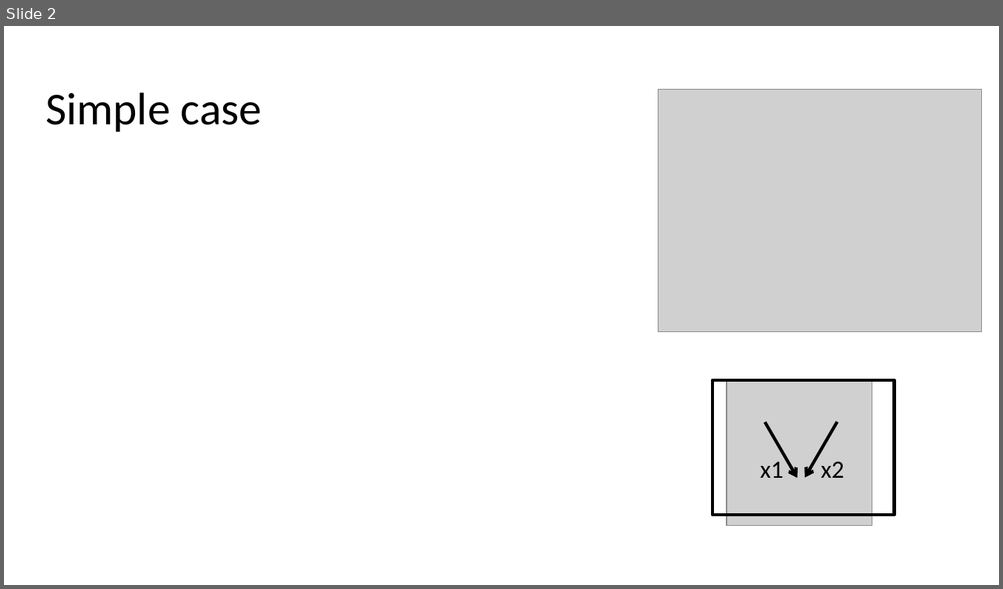
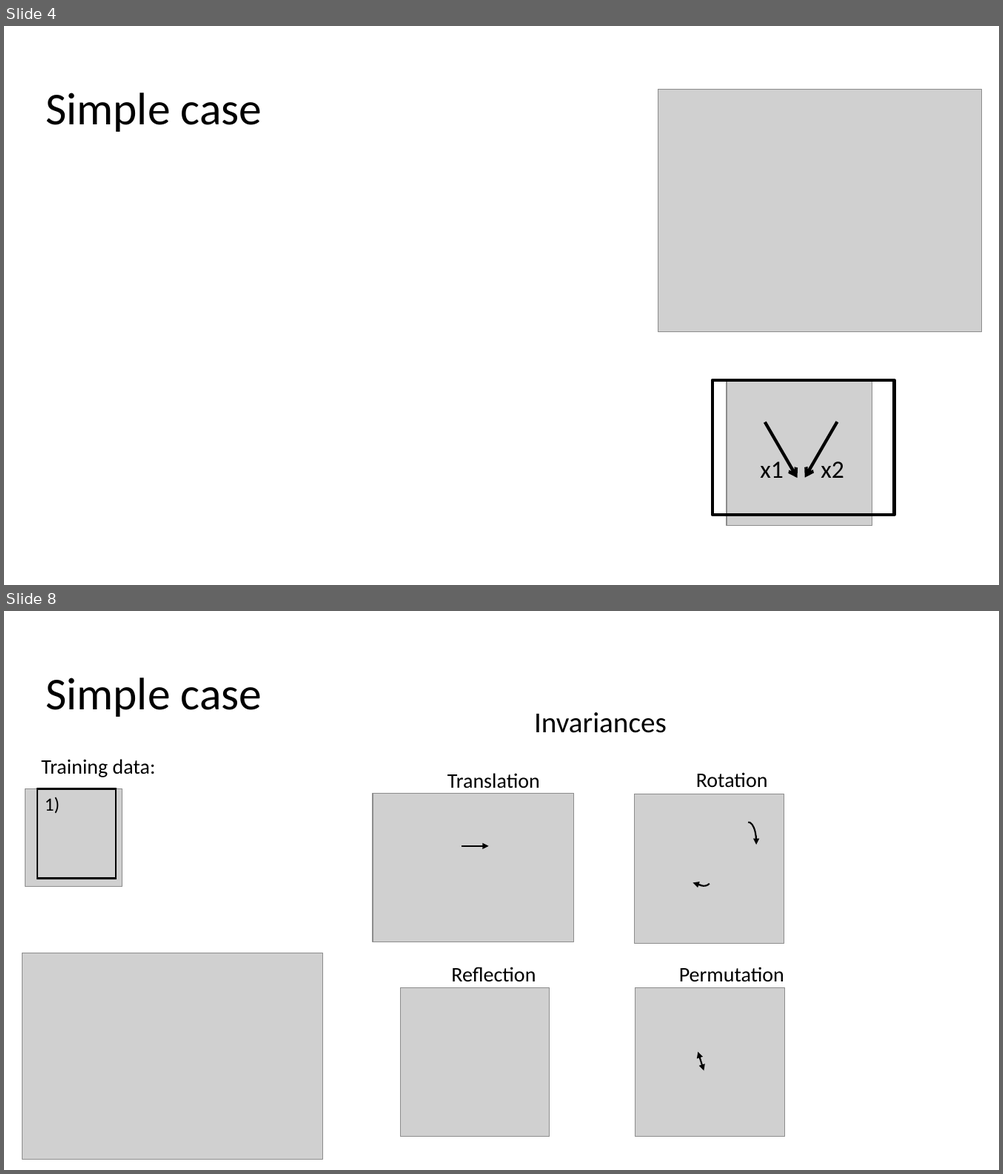
Before and after one commit to MaltheBisbo/learningForces, a slide deck: Presentations/2018-06-25-Malthe-villum.pptx. Shown one above the other, each under a label of ours: slide 2 before the commit, slides 4 and 8 after it; the slides between them are not shown. The pictures are 1003x589 and 1003x1174 pixels, drawn with LibreOffice and Linux fonts; fonts in the diff are those of the drawing; grey boxes stand for pictures. Boxes give left, top, right and bottom in pixels: in the first picture for what was removed or moved away, otherwise in the second. Text is boxed around its words. In the diff, an @@ line names an element or a change of style, - is before the commit and + after.

```diff
--- a/Presentations/2018-06-25-Malthe-villum.pptx
+++ b/Presentations/2018-06-25-Malthe-villum.pptx
@@ slide 8 added at [4, 611, 999, 1170], background #FFFFFF @@
@@ title added at [45, 678, 262, 717], 44 pt, text #000000 @@
+Simple case
@@ text added at [534, 712, 666, 733], 28 pt, text #000000 @@
+Invariances
@@ text added at [41, 759, 156, 777], 20 pt, text #000000 @@
+Training data:
@@ text added at [447, 773, 540, 789], 20 pt, text #000000 @@
+Translation
@@ text added at [696, 772, 768, 788], 20 pt, text #000000 @@
+Rotation
@@ picture added at [25, 789, 122, 887] @@
@@ rectangle added at [37, 789, 116, 879], outline #000000 2 pt @@
@@ text added at [45, 797, 60, 813], 18 pt, text #000000 @@
+1)
@@ picture added at [373, 793, 573, 943] @@
@@ picture added at [634, 795, 784, 944] @@
@@ arc (boxed as its full ellipse) added at [740, 822, 756, 859], outline #000000 1.5 pt @@
@@ arrow added from (461, 846) to (488, 846), #000000 1.5 pt @@
@@ arrow added from (756, 835) to (756, 845), #000000 1.5 pt @@
@@ arc (boxed as its full ellipse) added at [688, 865, 714, 889], outline #000000 1.5 pt @@
@@ arrow added from (702, 886) to (693, 883), #000000 1.5 pt @@
@@ picture added at [22, 954, 323, 1159] @@
@@ picture added at [400, 988, 549, 1137] @@
@@ text added at [451, 967, 535, 982], 20 pt, text #000000 @@
+Reflection
@@ picture added at [635, 988, 785, 1137] @@
@@ text added at [679, 967, 784, 982], 20 pt, text #000000 @@
+Permutation
@@ double arrow added from (698, 1052) to (704, 1071), #000000 1.5 pt @@
@@ what was slide 2 is now slide 4 @@
```
Also in this commit, not shown: 4 slides changed, 21 other slides added, 6 other files.
